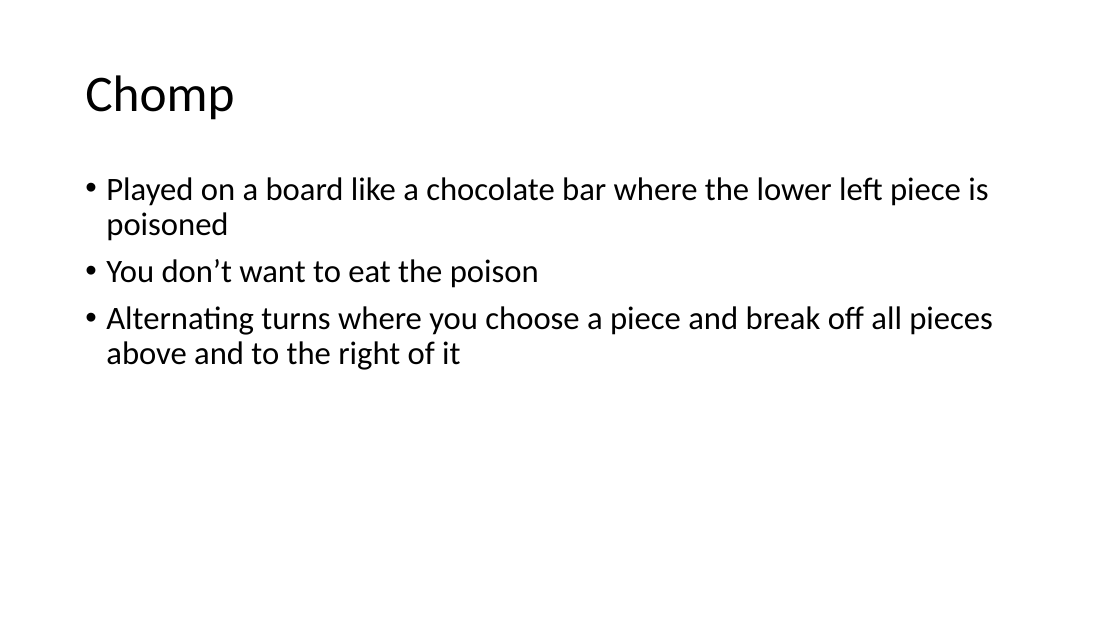
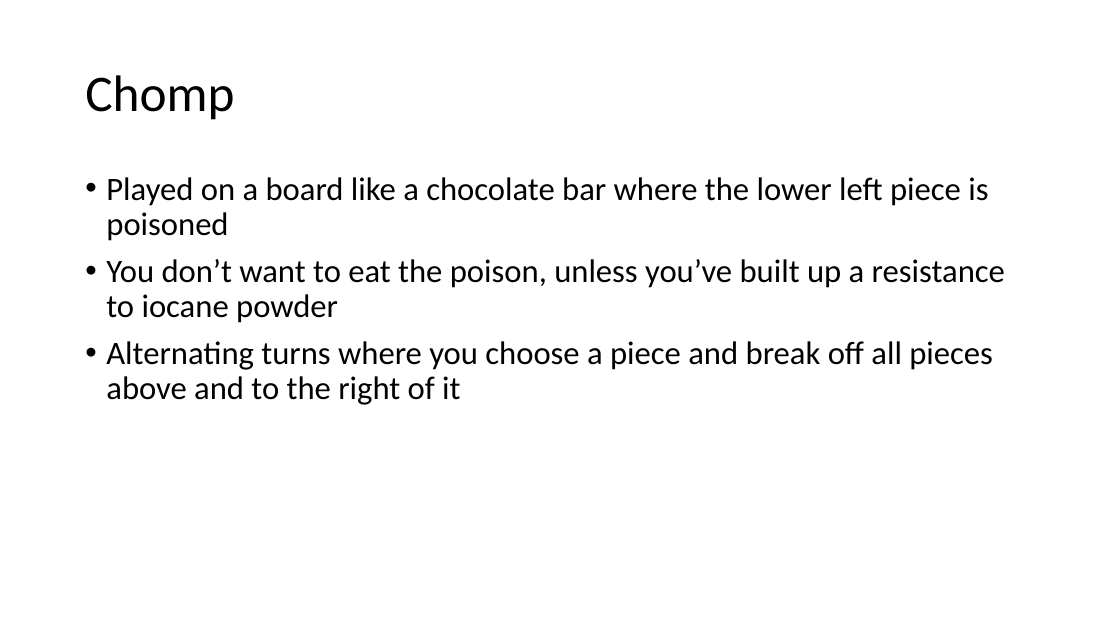
Before and after one commit to EzraSkwarka/Math-Capstone, a slide deck: slide 5 of Presentation/Mat Cap draft.pptx. Drawn at 1120x630 pixels with LibreOffice and Linux fonts; fonts in the diff are those of the drawing. Boxes give left, top, right and bottom in pixels: in the first picture for what was removed or moved away, otherwise in the second. Text is boxed around its words. In the diff, an @@ line names an element or a change of style, - is before the commit and + after.

```diff
--- a/Presentation/Mat Cap draft.pptx
+++ b/Presentation/Mat Cap draft.pptx
@@ text at <box>106,259,1005,323</box>: text changed @@
-• You don’t want to eat the poison
+• You don’t want to eat the poison, unless you’ve built up a resistance to iocane powder
```
Also in this commit, not shown: 7 other slides changed, 17 slides added, 1 slide removed.
